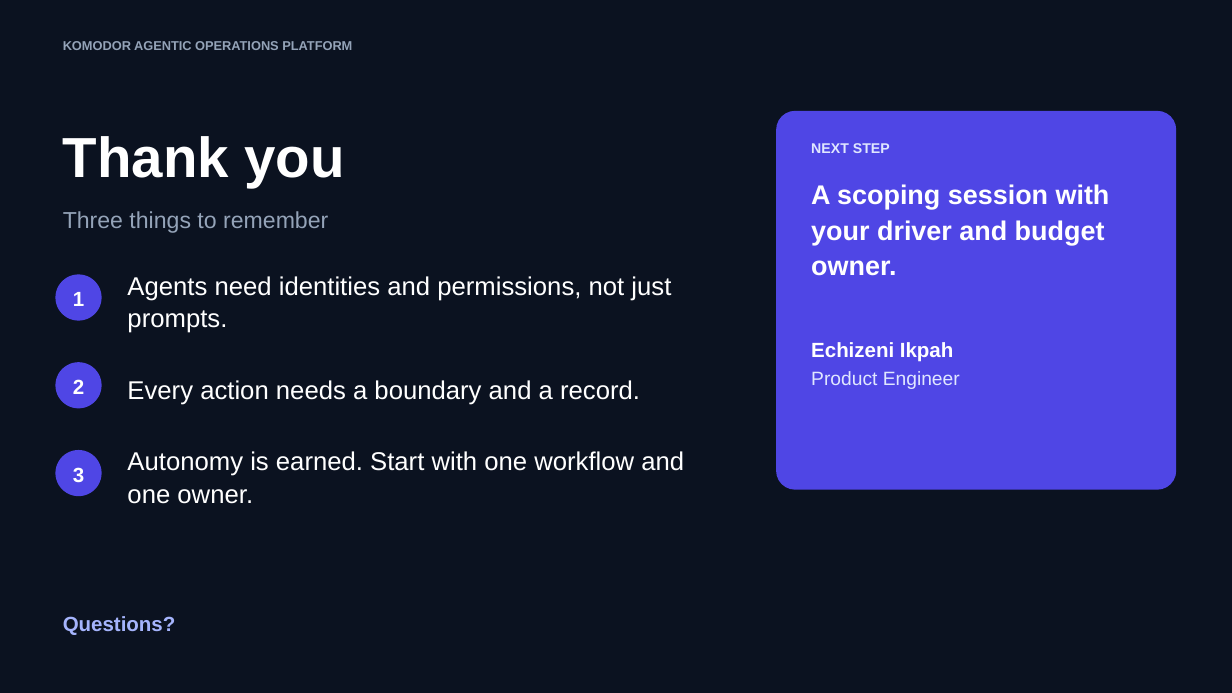
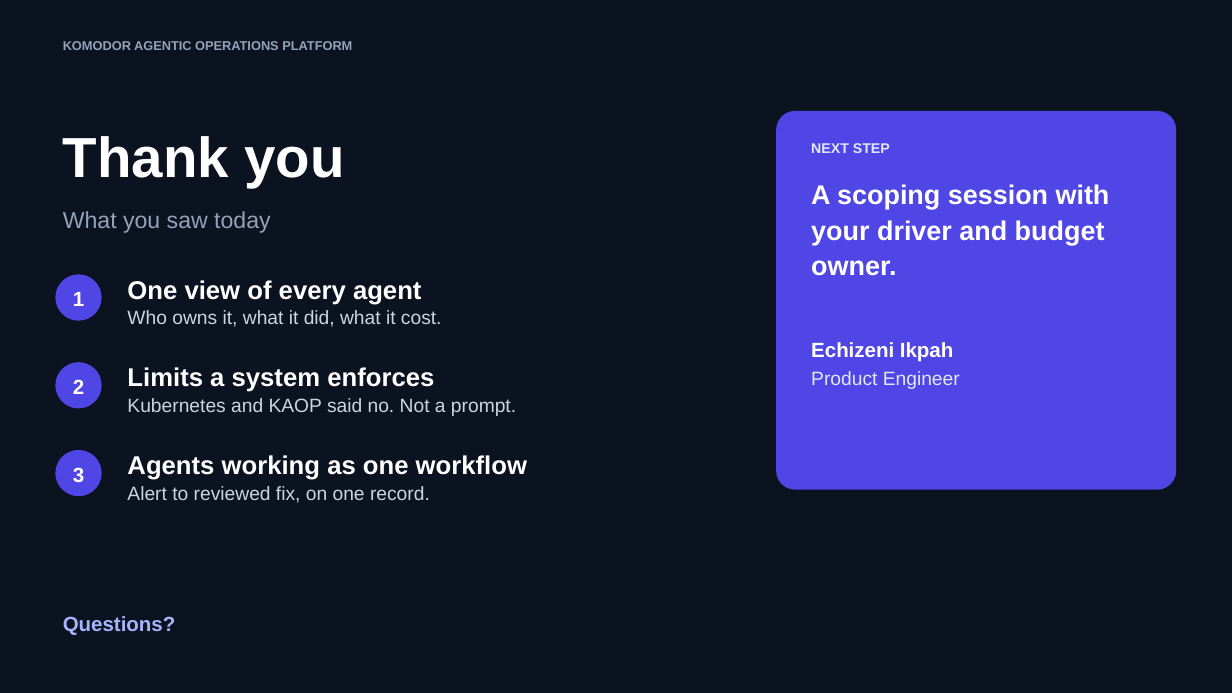
Before and after one commit to chizeni24/komodor-production-lab, a slide deck: slide 13 of docs/presentation/KAOP_Customer_Pitch.pptx. Drawn at 1232x693 pixels with LibreOffice and Linux fonts; fonts in the diff are those of the drawing. Boxes give left, top, right and bottom in pixels: in the first picture for what was removed or moved away, otherwise in the second. Text is boxed around its words. In the diff, an @@ line names an element or a change of style, - is before the commit and + after.

```diff
--- a/docs/presentation/KAOP_Customer_Pitch.pptx
+++ b/docs/presentation/KAOP_Customer_Pitch.pptx
@@ text at box(63, 211, 270, 233): text changed @@
-Three things to remember
+What you saw today
@@ text at box(127, 280, 442, 327): text changed; size 20 to 15 pt; text colour #FFFFFF to #CBD5E1 @@
-Agents need identities and permissions, not just prompts.
+One view of every agent
+Who owns it, what it did, what it cost.
@@ text at box(127, 367, 516, 416): text changed; size 20 to 15 pt; text colour #FFFFFF to #CBD5E1 @@
-Every action needs a boundary and a record.
+Limits a system enforces
+Kubernetes and KAOP said no. Not a prompt.
@@ text at box(127, 455, 527, 503): text changed; size 20 to 15 pt; text colour #FFFFFF to #CBD5E1 @@
-Autonomy is earned. Start with one workflow and one owner.
+Agents working as one workflow
+Alert to reviewed fix, on one record.
```
Also in this commit, not shown: 1 other slide changed, 6 other files.
